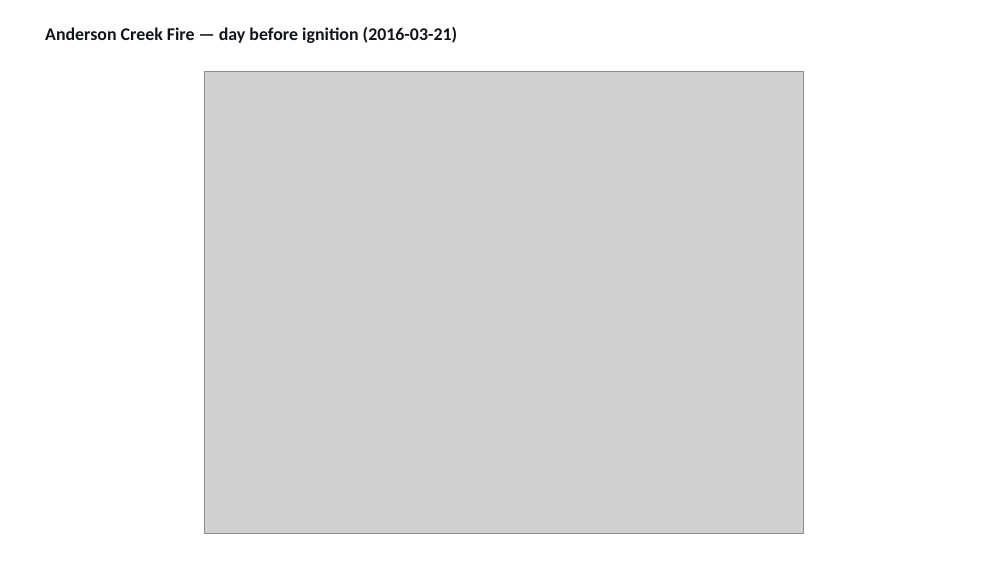
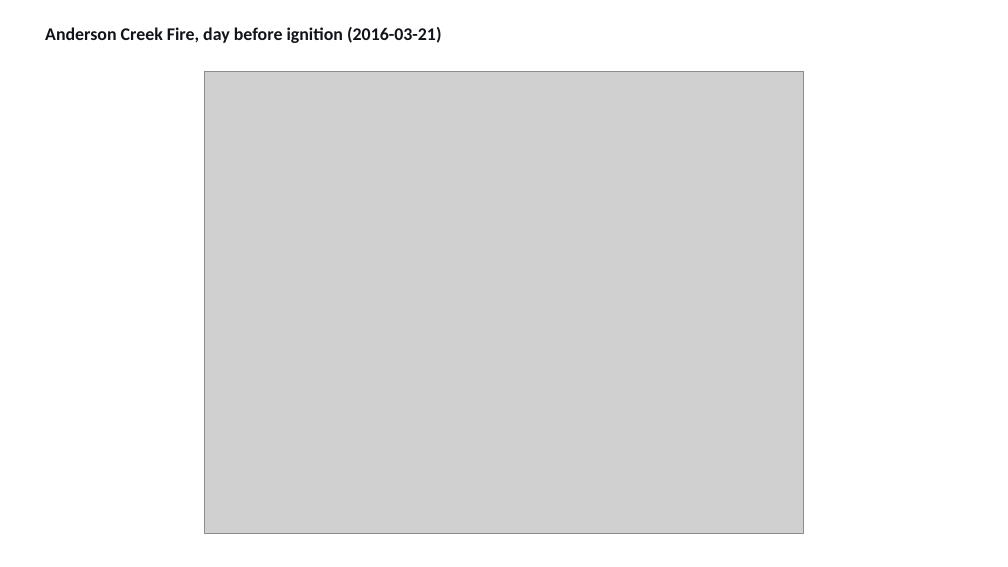
Before and after one commit to milhud/diffusion_downscaling_model, a slide deck: slide 14 of results/corrdiff_comparison/corrdiff_benchmark_slides.pptx (slide 15 before the commit). Drawn at 1008x567 pixels with LibreOffice and Linux fonts; fonts in the diff are those of the drawing; grey boxes stand for pictures. Boxes give left, top, right and bottom in pixels: in the first picture for what was removed or moved away, otherwise in the second. Text is boxed around its words. In the diff, an @@ line names an element or a change of style, - is before the commit and + after.

```diff
--- a/results/corrdiff_comparison/corrdiff_benchmark_slides.pptx
+++ b/results/corrdiff_comparison/corrdiff_benchmark_slides.pptx
@@ text at (x1=45, y1=27, x2=442, y2=43): text changed @@
-Anderson Creek Fire — day before ignition (2016-03-21)
+Anderson Creek Fire, day before ignition (2016-03-21)
```
Also in this commit, not shown: 13 other slides changed, 2 slides added, 3 slides removed, 18 other files.
